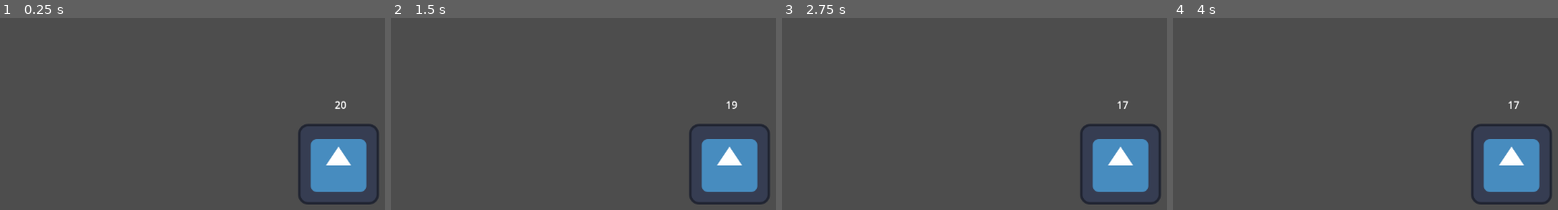
Above: before the commit, frames 1-4 (left to right).
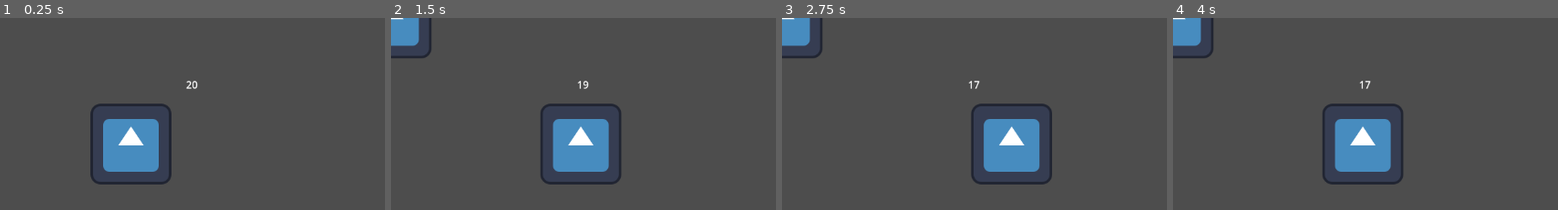
Above: after the commit, the same moments.

Repository: KoolDouds/GGJ-2025
Game: Godot game, scene res://combat_proto.tscn
Two runs of this game, one before a commit and one after it. Both use one fixed random seed, a clock stepped at 60 frames per second and the inputs below. This scene is started directly instead of the project's main scene. The engine's default icon, where the game draws it, is replaced by a stand-in: a white triangle on a blue panel in a dark square.
Inputs:
- Up to frame 1 (0.25 s): no input
- Up to frame 2 (1.5 s): hold Right (right) 0.53-1.28 s; hold Left (left) from 1.28 s (still down)
- Up to frame 3 (2.75 s): tap Enter at 2 s; release Left (left) at 2.03 s; hold Right (right) from 2.03 s (still down)
- Up to frame 4 (4 s): release Right (right) at 2.78 s; hold Up (forward) 2.78-3.53 s; tap Space at 3.5 s; hold Left (left) from 3.53 s (still down)

The runs differ from the first frame. In frame 1, 10% of the frame differs, in the area x 23-99%, y 32-98%; in frame 2, 12%, in the area x 0-99%, y 0-98%; in frame 3, 12%; in frame 4, 12%.
Error after the commit: Invalid call. Nonexistent function 'get_hit' in base 'Node2D'. (res://Script/enemy_temp.gd:34)

Commit message:
combat in 3D

Diff:
--- a/Hands/hand.tscn
+++ b/Hands/hand.tscn
@@ -1,11 +1,11 @@
-[gd_scene load_steps=5 format=3 uid="uid://c4dn557485r00"]
+[gd_scene load_steps=5 format=3 uid="uid://787px8h52pbi"]
 
 [ext_resource type="Script" path="res://Script/hand.gd" id="1_4rtuw"]
 [ext_resource type="Script" path="res://Script/flip_left_right.gd" id="2_qrugp"]
 [ext_resource type="Resource" uid="uid://b31hsxg8sincy" path="res://default.tres" id="2_yrb77"]
-[ext_resource type="PackedScene" uid="uid://gre8hxj1vc0d" path="res://Hands/main_droite.tscn" id="3_gqn44"]
+[ext_resource type="PackedScene" path="res://Hands/main_droite.tscn" id="3_gqn44"]
 
-[node name="Hand" type="Node3D"]
+[node name="Hand" type="Node3D" groups=["hand"]]
 script = ExtResource("1_4rtuw")
 weapon = ExtResource("2_yrb77")
 
--- a/Script/combat_controls.gd
+++ b/Script/combat_controls.gd
@@ -1,10 +1,22 @@
+class_name Battle
 extends Node2D
 
+@onready var enemy_res := preload("res://enemy_proto.tscn")
+var enemy : Node2D
+
+func _ready() -> void:
+	print(get_tree().get_root().get_children())
+	var hands = get_tree().get_root().find_child("Hands", true, false)
+	hands.manager = $"."
+	enemy = enemy_res.instantiate()
+	enemy.position = Vector2(300, 200)
+	add_child(enemy)
+
 func hit(dmg: int, side: Hand.SIDE):
-	var enemy := $"..".find_child("enemy")
-	if enemy != null:
-		print("gave " + str(dmg) + " damage")
-		enemy.hp -= dmg
+	#var enemy := $"..".find_child("enemy")
+	#if enemy != null:
+	print("gave " + str(dmg) + " damage")
+	enemy.hp -= dmg
 
 func get_hit(dmg: int, side: Hand.SIDE):
 	for child in get_tree().get_nodes_in_group("hand"):
--- a/Script/enemy_temp.gd
+++ b/Script/enemy_temp.gd
@@ -1,7 +1,8 @@
 extends Node2D
 
 @onready var hp_label: Label = $"HP"
-@onready var battle := $"../battle"
+@onready var battle := $".."
+@onready var anim : AnimationPlayer = $"AnimationPlayer"
 
 @export var moves : Array[EnemyMove]
 var index := 0
@@ -24,6 +25,11 @@
 	while true:
 		var move := moves[index]
 		print("awaiting attack...")
+		anim.speed_scale = 1/move.prep_time
+		if move.side == Hand.SIDE.LEFT:
+			anim.play("attack_left")
+		else:
+			anim.play("attack_right")
 		await get_tree().create_timer(move.prep_time).timeout
 		battle.get_hit(move.dmg, move.side)
 		await get_tree().create_timer(move.cooldown).timeout
--- a/Script/hands.gd
+++ b/Script/hands.gd
@@ -3,12 +3,14 @@
 @export var left_hand : Hand
 @export var right_hand : Hand
 
-@onready var battle := $"../battle"
+var manager : Battle
 
 func _process(delta):
+	if manager == null:
+		return
 	if (Input.is_action_just_pressed("left")):
 		if left_hand.using_phase > 0: pass
-		else: left_hand.use(battle)
+		else: left_hand.use(manager)
 	if (Input.is_action_just_pressed("right")):
 		if right_hand.using_phase > 0: pass
-		else: right_hand.use(battle)
+		else: right_hand.use(manager)
--- a/manager.tscn
+++ b/battle.tscn
@@ -2,5 +2,5 @@
 
 [ext_resource type="Script" path="res://Script/combat_controls.gd" id="1_4m6g6"]
 
-[node name="manager" type="Node2D"]
+[node name="battle" type="Node2D"]
 script = ExtResource("1_4m6g6")
--- /dev/null
+++ b/combat-proto2.tscn
@@ -0,0 +1,19 @@
+[gd_scene load_steps=4 format=3 uid="uid://c0usrog1t305e"]
+
+[ext_resource type="PackedScene" uid="uid://be1n6ygjp5xre" path="res://battle.tscn" id="1_a2stt"]
+[ext_resource type="PackedScene" uid="uid://cyejn4b76oey1" path="res://DungeonCrawling/crawling.tscn" id="1_q7bx1"]
+[ext_resource type="PackedScene" uid="uid://dyv3pmrin5nij" path="res://Hands/hands.tscn" id="2_g1lq4"]
+
+[node name="combat-proto" type="Node"]
+
+[node name="battle" parent="." instance=ExtResource("1_a2stt")]
+
+[node name="Crawling" parent="." instance=ExtResource("1_q7bx1")]
+
+[node name="Camera3D" type="Camera3D" parent="."]
+transform = Transform3D(1, 0, 0, 0, 1, 0, 0, 0, 1, 0, 1.6, 2.28775)
+
+[node name="Node3D" type="Node3D" parent="Camera3D"]
+transform = Transform3D(0.05, 0, 0, 0, 0.05, 0, 0, 0, 0.05, 0, -0.16, 0.156)
+
+[node name="Hands" parent="Camera3D/Node3D" instance=ExtResource("2_g1lq4")]
--- a/combat_proto.tscn
+++ b/combat_proto.tscn
@@ -1,48 +1,12 @@
-[gd_scene load_steps=9 format=3 uid="uid://rc0k6cnwlukb"]
+[gd_scene load_steps=4 format=3 uid="uid://rc0k6cnwlukb"]
 
-[ext_resource type="Script" path="res://Script/enemy_temp.gd" id="1_blgx1"]
-[ext_resource type="Script" path="res://Script/enemy_move.gd" id="2_ol3gv"]
-[ext_resource type="Texture2D" uid="uid://by43uhq0gphgl" path="res://icon.svg" id="2_yd8er"]
-[ext_resource type="PackedScene" uid="uid://be1n6ygjp5xre" path="res://manager.tscn" id="3_70qjm"]
+[ext_resource type="PackedScene" uid="uid://bgegxif48dnon" path="res://enemy_proto.tscn" id="1_beib8"]
+[ext_resource type="PackedScene" uid="uid://be1n6ygjp5xre" path="res://battle.tscn" id="3_70qjm"]
 [ext_resource type="PackedScene" uid="uid://dyv3pmrin5nij" path="res://Hands/hands.tscn" id="4_yl5ks"]
-
-[sub_resource type="Resource" id="Resource_pl6fo"]
-script = ExtResource("2_ol3gv")
-prep_time = 0.5
-dmg = 1
-cooldown = 0.0
-side = 0
-
-[sub_resource type="Resource" id="Resource_o42dc"]
-script = ExtResource("2_ol3gv")
-prep_time = 0.5
-dmg = 1
-cooldown = 1.0
-side = 1
-
-[sub_resource type="Resource" id="Resource_1s5eg"]
-script = ExtResource("2_ol3gv")
-prep_time = 1.0
-dmg = 5
-cooldown = 2.0
-side = 1
 
 [node name="combat-proto" type="Node2D"]
 
-[node name="enemy" type="Node2D" parent="."]
-position = Vector2(535, 232)
-script = ExtResource("1_blgx1")
-moves = Array[ExtResource("2_ol3gv")]([SubResource("Resource_pl6fo"), SubResource("Resource_o42dc"), SubResource("Resource_1s5eg")])
-
-[node name="Sprite2D" type="Sprite2D" parent="enemy"]
-texture = ExtResource("2_yd8er")
-
-[node name="HP" type="Label" parent="enemy"]
-offset_left = -6.0
-offset_top = -106.0
-offset_right = 34.0
-offset_bottom = -66.0
-text = "0"
+[node name="enemy" parent="." instance=ExtResource("1_beib8")]
 
 [node name="battle" parent="." instance=ExtResource("3_70qjm")]
 
--- /dev/null
+++ b/enemy_proto.tscn
@@ -0,0 +1,97 @@
+[gd_scene load_steps=11 format=3 uid="uid://bgegxif48dnon"]
+
+[ext_resource type="Script" path="res://Script/enemy_temp.gd" id="1_ewqse"]
+[ext_resource type="Script" path="res://Script/enemy_move.gd" id="2_k51y0"]
+[ext_resource type="Texture2D" uid="uid://by43uhq0gphgl" path="res://icon.svg" id="3_3khsl"]
+
+[sub_resource type="Resource" id="Resource_pl6fo"]
+script = ExtResource("2_k51y0")
+prep_time = 0.5
+dmg = 1
+cooldown = 0.0
+side = 0
+
+[sub_resource type="Resource" id="Resource_o42dc"]
+script = ExtResource("2_k51y0")
+prep_time = 0.5
+dmg = 1
+cooldown = 1.0
+side = 1
+
+[sub_resource type="Resource" id="Resource_1s5eg"]
+script = ExtResource("2_k51y0")
+prep_time = 1.0
+dmg = 5
+cooldown = 2.0
+side = 1
+
+[sub_resource type="Animation" id="Animation_g21cd"]
+resource_name = "attack_left"
+tracks/0/type = "value"
+tracks/0/imported = false
+tracks/0/enabled = true
+tracks/0/path = NodePath("Sprite2D:position")
+tracks/0/interp = 1
+tracks/0/loop_wrap = true
+tracks/0/keys = {
+"times": PackedFloat32Array(0, 0.5, 1),
+"transitions": PackedFloat32Array(1, 1, 1),
+"update": 0,
+"values": [Vector2(0, 0), Vector2(-100, 0), Vector2(0, 0)]
+}
+
+[sub_resource type="Animation" id="Animation_qso0t"]
+length = 0.001
+tracks/0/type = "value"
+tracks/0/imported = false
+tracks/0/enabled = true
+tracks/0/path = NodePath("Sprite2D:position")
+tracks/0/interp = 1
+tracks/0/loop_wrap = true
+tracks/0/keys = {
+"times": PackedFloat32Array(0),
+"transitions": PackedFloat32Array(1),
+"update": 0,
+"values": [Vector2(0, 0)]
+}
+
+[sub_resource type="Animation" id="Animation_2wcij"]
+resource_name = "attack_right"
+tracks/0/type = "value"
+tracks/0/imported = false
+tracks/0/enabled = true
+tracks/0/path = NodePath("Sprite2D:position")
+tracks/0/interp = 1
+tracks/0/loop_wrap = true
+tracks/0/keys = {
+"times": PackedFloat32Array(0, 0.5, 1),
+"transitions": PackedFloat32Array(1, 1, 1),
+"update": 0,
+"values": [Vector2(0, 0), Vector2(100, 0), Vector2(0, 0)]
+}
+
+[sub_resource type="AnimationLibrary" id="AnimationLibrary_4piqb"]
+_data = {
+"RESET": SubResource("Animation_qso0t"),
+"attack_left": SubResource("Animation_g21cd"),
+"attack_right": SubResource("Animation_2wcij")
+}
+
+[node name="enemy" type="Node2D"]
+script = ExtResource("1_ewqse")
+moves = Array[ExtResource("2_k51y0")]([SubResource("Resource_pl6fo"), SubResource("Resource_o42dc"), SubResource("Resource_1s5eg")])
+
+[node name="Sprite2D" type="Sprite2D" parent="."]
+texture = ExtResource("3_3khsl")
+
+[node name="HP" type="Label" parent="."]
+offset_left = -6.0
+offset_top = -106.0
+offset_right = 34.0
+offset_bottom = -66.0
+text = "0"
+
+[node name="AnimationPlayer" type="AnimationPlayer" parent="."]
+libraries = {
+"": SubResource("AnimationLibrary_4piqb")
+}
Not shown: 1 places in Hands/hands.tscn that only renumber resources
